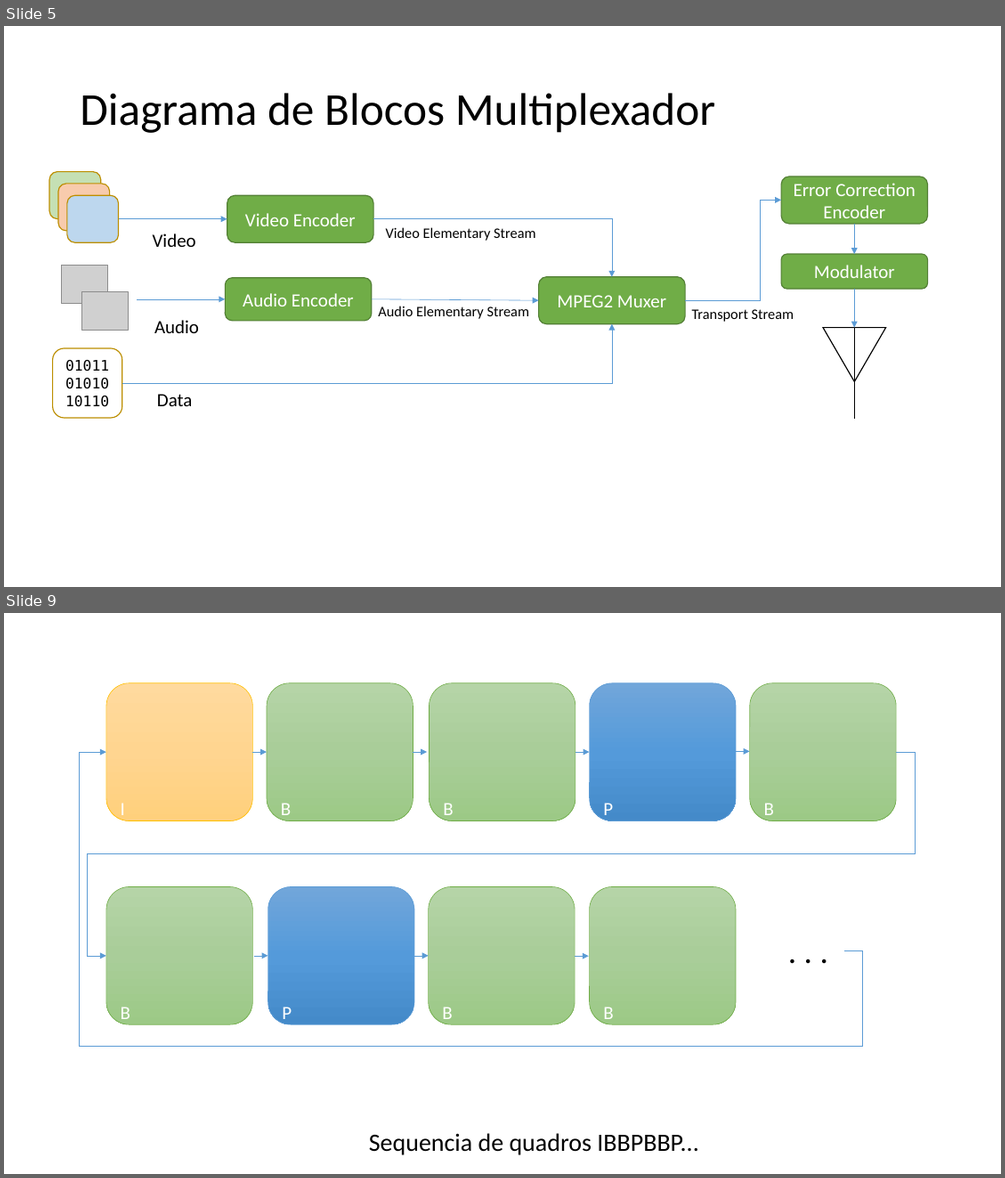
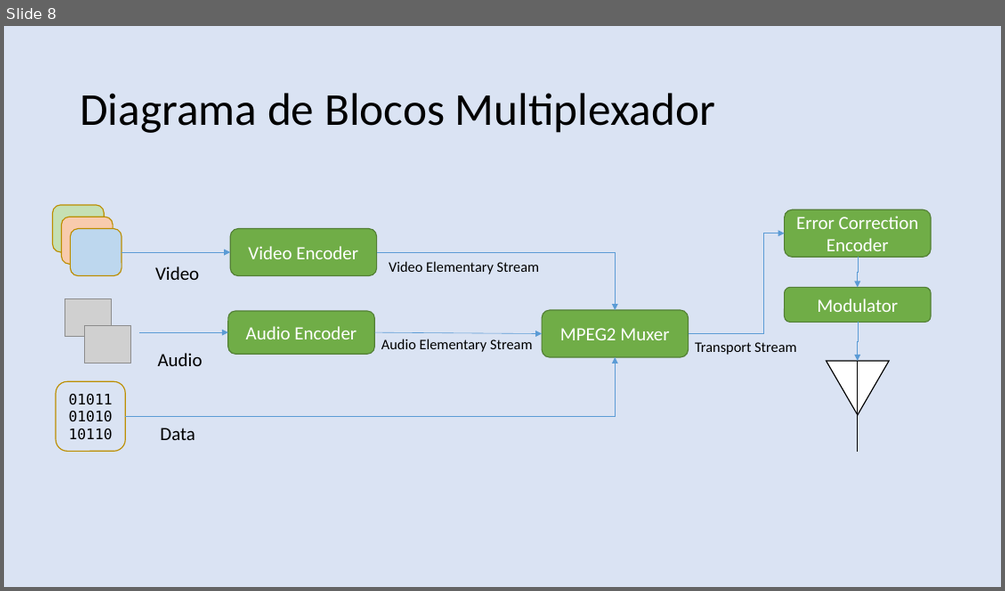
Before and after one commit to nasall2/TCC, a slide deck: relatorio/abntex2-modelos-1.9.2/figuras/apresentacao.pptx. Shown one above the other, each under a label of ours: slides 5 and 9 before the commit, slide 8 after it; the slides between them are not shown. The pictures are 1005x1178 and 1005x591 pixels, drawn with LibreOffice and Linux fonts; fonts in the diff are those of the drawing; grey boxes stand for pictures. Boxes give left, top, right and bottom in pixels: in the first picture for what was removed or moved away, otherwise in the second. Text is boxed around its words. In the diff, an @@ line names an element or a change of style, - is before the commit and + after.

```diff
--- a/relatorio/abntex2-modelos-1.9.2/figuras/apresentacao.pptx
+++ b/relatorio/abntex2-modelos-1.9.2/figuras/apresentacao.pptx
@@ slide 9 removed at (4,613,1001,1174), background #FFFFFF @@
@@ rounded rectangle removed at (106,683,253,821) @@
-I
@@ rounded rectangle removed at (267,683,413,821) @@
-B
@@ rounded rectangle removed at (429,683,575,821) @@
-B
@@ rounded rectangle removed at (590,683,736,821) @@
-P
@@ rounded rectangle removed at (750,683,896,821) @@
-B
@@ elbow arrow removed from (844, 950) to (106, 752) @@
@@ elbow arrow removed from (896, 752) to (106, 956) @@
@@ elbow arrow removed from (253, 752) to (267, 752) @@
@@ elbow arrow removed from (413, 752) to (428, 752) @@
@@ elbow arrow removed from (575, 752) to (590, 752) @@
@@ elbow arrow removed from (736, 751) to (750, 751) @@
@@ rounded rectangle removed at (106,887,253,1024) @@
-B
@@ rounded rectangle removed at (268,887,414,1024) @@
-P
@@ rounded rectangle removed at (428,887,574,1024) @@
-B
@@ rounded rectangle removed at (590,887,736,1024) @@
-B
@@ text removed at (781,926,844,974) @@
-. . .
@@ elbow arrow removed from (254, 956) to (268, 956) @@
@@ elbow arrow removed from (414, 956) to (428, 956) @@
@@ elbow arrow removed from (574, 957) to (589, 957) @@
@@ subtitle removed at (369,1133,698,1155) @@
-Sequencia de quadros IBBPBBP...
@@ what was slide 5 is now slide 8 @@
@@ slide 8 changed as well @@
@@ background #FFFFFF to #DAE3F3 @@
@@ 4 rounded rectangles, 3 texts, 3 elbow arrows: place and size @@
-4 rounded rectangles, 3 texts, 3 elbow arrows at (67,176,928,406)
+4 rounded rectangles, 3 texts, 3 elbow arrows at (71,210,931,440)
@@ 5 rounded rectangles, 3 texts, 3 arrows, 2 pictures, 2 elbow arrows, 1 triangle, 1 line: place and size @@
-5 rounded rectangles, 3 texts, 3 arrows, 2 pictures, 2 elbow arrows, 1 triangle, 1 line at (49,172,928,418)
+5 rounded rectangles, 3 texts, 3 arrows, 2 pictures, 2 elbow arrows, 1 triangle, 1 line at (53,205,931,451)
```
Also in this commit, not shown: 6 other slides changed, 8 slides added, 1 other slide removed, 4 other files.
